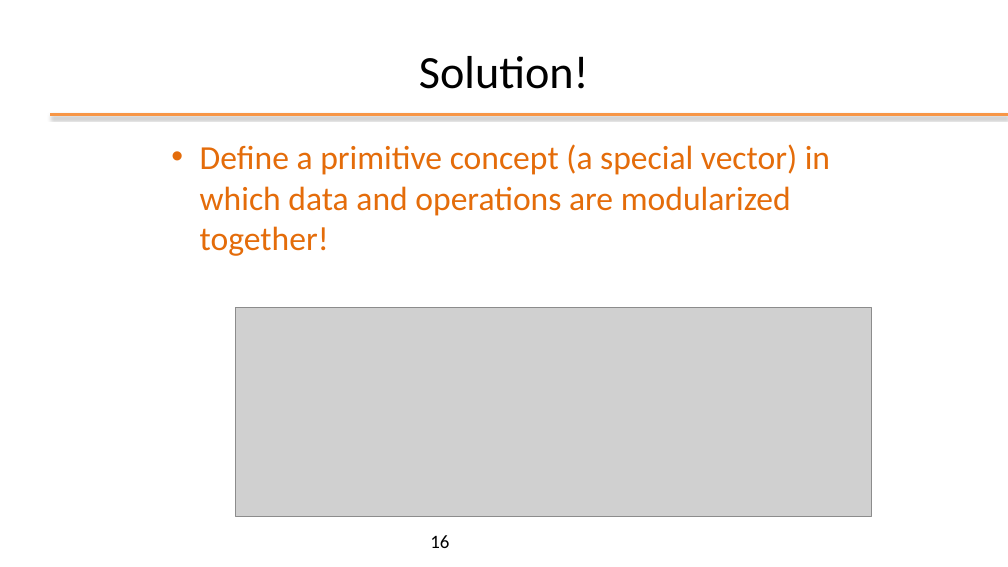
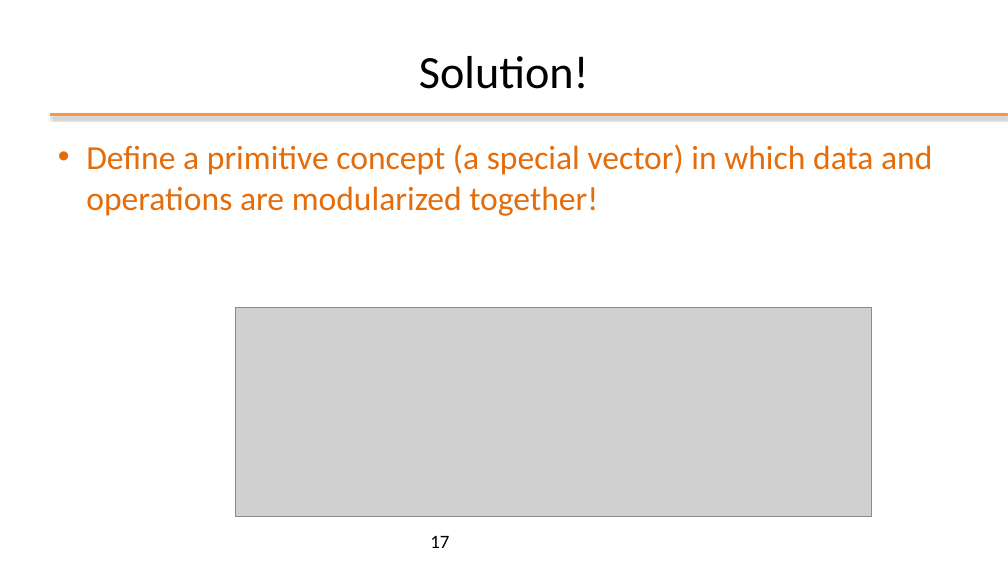
Before and after one commit to plctechnician/ooprogramming, a slide deck: slide 17 of java/slides/ppt/01 - Java From Functions to Objects.pptx (slide 16 before the commit). Drawn at 1008x567 pixels with LibreOffice and Linux fonts; fonts in the diff are those of the drawing; grey boxes stand for pictures; background and template pictures are left out. Boxes give left, top, right and bottom in pixels: in the first picture for what was removed or moved away, otherwise in the second. Text is boxed around its words. In the diff, an @@ line names an element or a change of style, - is before the commit and + after.

```diff
--- a/java/slides/ppt/01 - Java From Functions to Objects.pptx
+++ b/java/slides/ppt/01 - Java From Functions to Objects.pptx
@@ text "Define a primitive concept (a ..." rewrapped from bbox=[200, 144, 830, 256] to bbox=[86, 144, 932, 216] @@
@@ page number at bbox=[430, 536, 449, 548]: text changed @@
-16
+17
```
Also in this commit, not shown: 3 other slides changed, 5 slides added, 3 slides removed.
